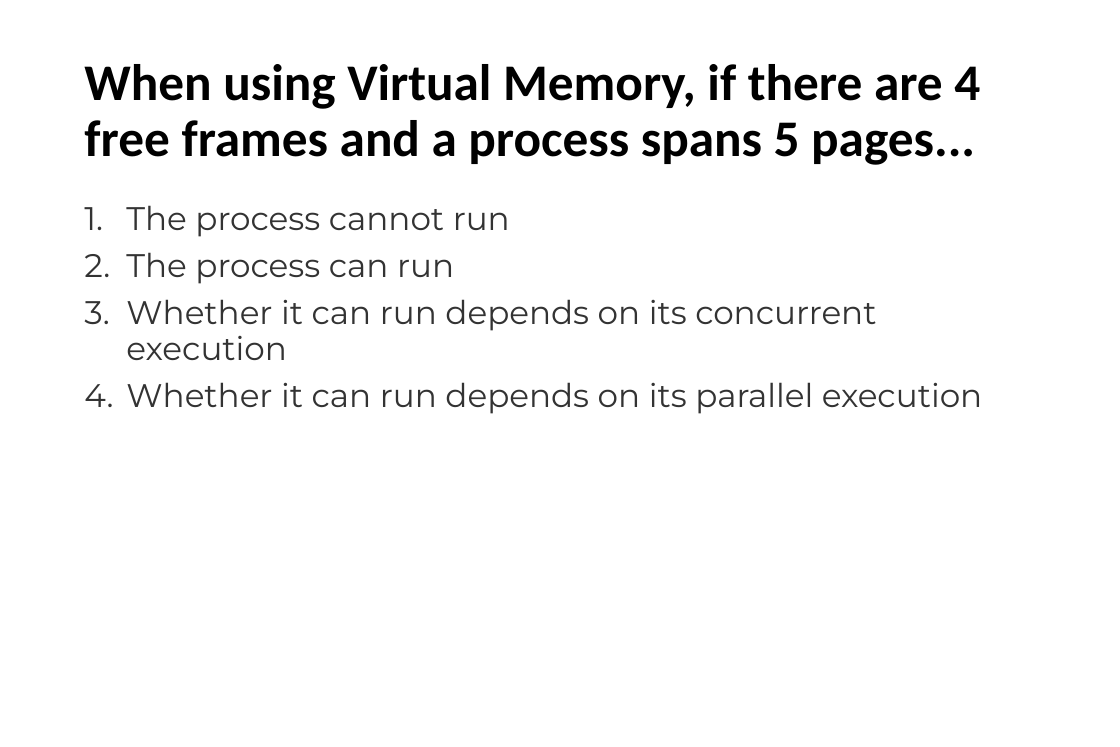
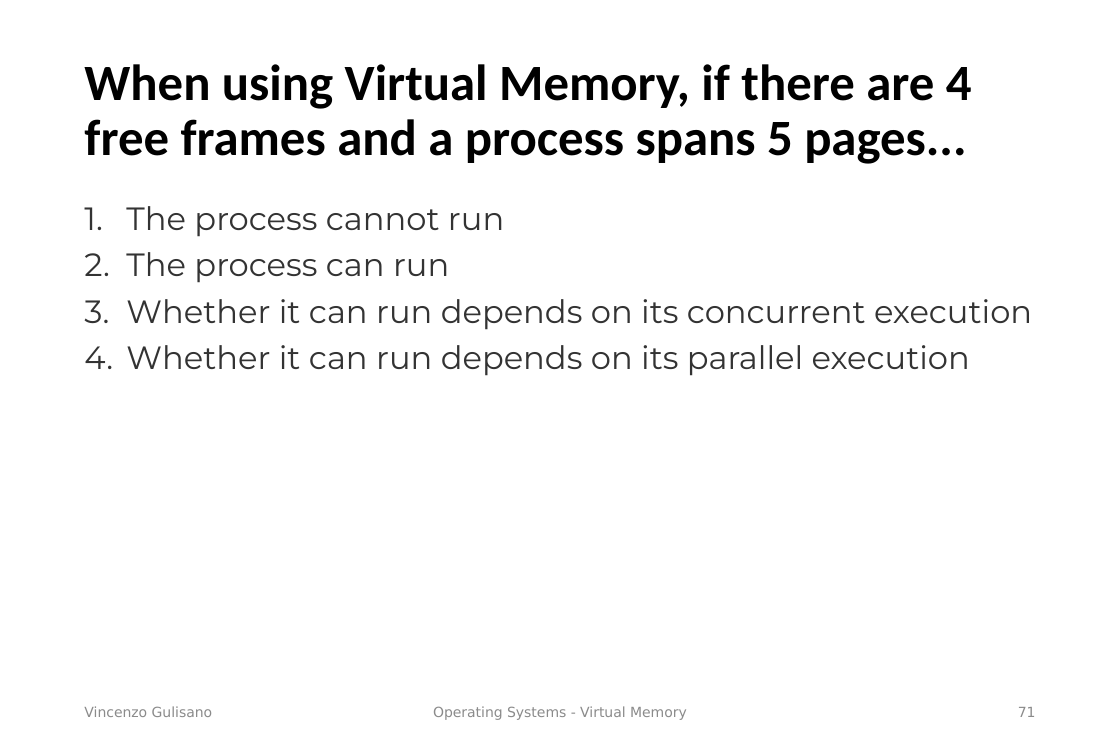
Before and after one commit to vincenzo-gulisano/os_material, a slide deck: slide 71 of slides/virtual_memory.pptx (slide 23 before the commit). Drawn at 1120x747 pixels with LibreOffice and Linux fonts; fonts in the diff are those of the drawing. Boxes give left, top, right and bottom in pixels: in the first picture for what was removed or moved away, otherwise in the second. Text is boxed around its words. In the diff, an @@ line names an element or a change of style, - is before the commit and + after.

Commit message:
changed logo, moved exercises, updated overview for lecture on virtual memory

```diff
--- a/slides/virtual_memory.pptx
+++ b/slides/virtual_memory.pptx
@@ title "When using Virtual Memory, if ..." at [84, 64, 972, 164]: size 49.5 to 49 pt @@
@@ text "The process cannot run" at [126, 206, 1032, 376]: size 31.5 to 31 pt @@
@@ text added at [84, 706, 213, 717], 13.5 pt, text #8C8C8C @@
+Vincenzo Gulisano
@@ text added at [433, 706, 687, 720], 13.5 pt, text #8C8C8C @@
+Operating Systems - Virtual Memory
@@ page number added at [1018, 707, 1036, 717], 13.5 pt, text #8C8C8C @@
+71
```
Also in this commit, not shown: 7 other slides changed, 7 slides added, 2 other files.
